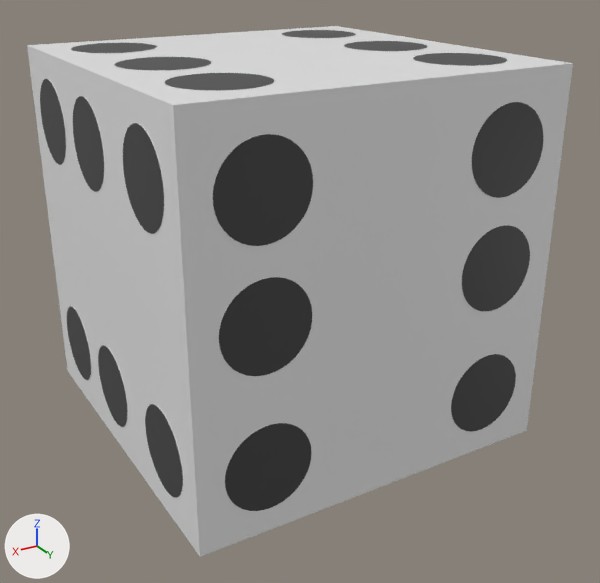
A saved change to the COLLADA model cusub_sim/robosub_descriptions/models/Dice6/Dice6.dae.
Before and after are seen from a camera (50 mm lens) standing at (0.358, 0.315, 0.292) and looking at (0.111, -0.098, 0.085). Every picture has the same lights, and +X, +Y and +Z are marked at lower left.

The scene before the commit, as lines of its bpy script (objects in view):
```python
mat_white = principled_material('White')
mat_white.base_color = (0.8, 0.8, 0.8)  # white #e7e7e7
mat_white.roughness = 0.44
me_dice6_sldprt = bpy.data.meshes.new('Dice6.SLDPRT')
me_dice6_sldprt.from_pydata(...)  # 2890 vertices, 5740 faces; spans x 0.0..0.229, y -0.229..0.0, z 0.0..0.229
# faces by material slot: [4714, 1026]
me_dice6_sldprt.materials.append(mat_white)  # white #e7e7e7
me_dice6_sldprt.materials.append(mat_black)  # black #3f3f3f
ob_dice6_sldprt = bpy.data.objects.new('Dice6_SLDPRT', me_dice6_sldprt)
ob_dice6_sldprt.location = (0.0, 0.0, 0.0)
```
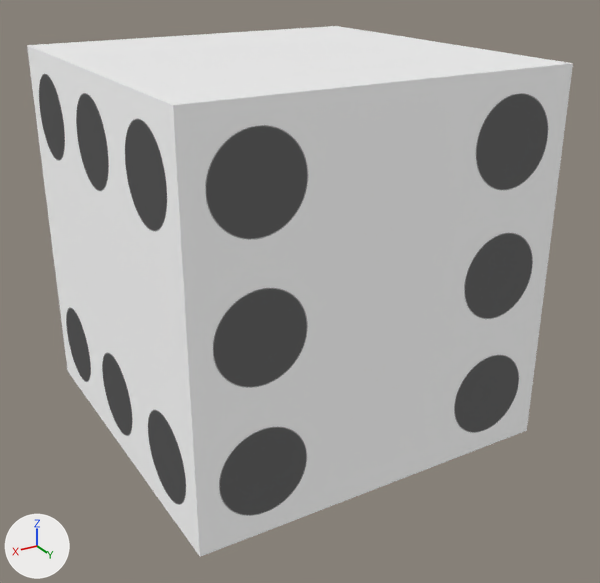
Where the newer file only moved an object's origin or applied its transform, the numbers keep the older frame.

What differs and where, as boxes [x1, y1, x2, y2] in the pictures (600 x 583 px):
'Dice6_SLDPRT', surface changed, recoloured, reshaped (grey to white)
    both: [27, 26, 573, 557]
part 1 of me_dice6_sldprt, deleted
    before: [27, 26, 573, 557]

The change, as a list of edits to the scene's bpy script:
```text
Add img_dice6_png:
    img_dice6_png = load_image('Dice6.png', 'Dice6.png', 340, 340, 'sRGB')
Change mat_white:
    mat_white.roughness: 0.44 -> 0.9
    add mat_white.emission_color = (0.05, 0.05, 0.05)  # black #3f3f3f
    add mat_white.emission_strength = 1.0
Add mat_dice:
    mat_dice = principled_material('Dice')
    mat_dice.texture = img_dice6_png
    mat_dice.roughness = 0.9
    mat_dice.emission_color = (0.05, 0.05, 0.05)  # black #3f3f3f
    mat_dice.emission_strength = 1.0
Change me_dice6_sldprt:
    used by ob_dice6_sldprt; location = (0.0, 0.0, 0.0)
    remove me_dice6_sldprt.from_pydata(...)  # 2890 vertices, 5740 faces; spans x 0.0..0.229, y -0.229..0.0, z 0.0..0.229
    add me_dice6_sldprt.from_pydata(...)  # 8 vertices, 12 faces; spans x 0.0..0.229, y -0.229..0.0, z 0.0..0.229
    me_dice6_sldprt part 1: 2882 vertices removed from x 0.0..0.229, y -0.229..0.0, z 0.0..0.229
    remove me_dice6_sldprt.materials.append(mat_black)  # black #3f3f3f
    add me_dice6_sldprt.materials.append(mat_dice)  # picture img_dice6_png
```
